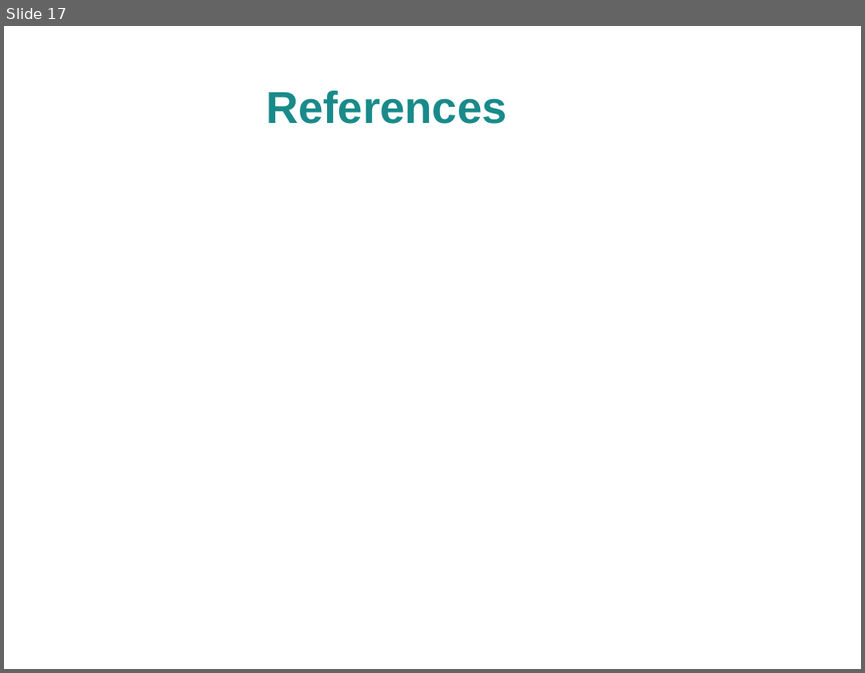
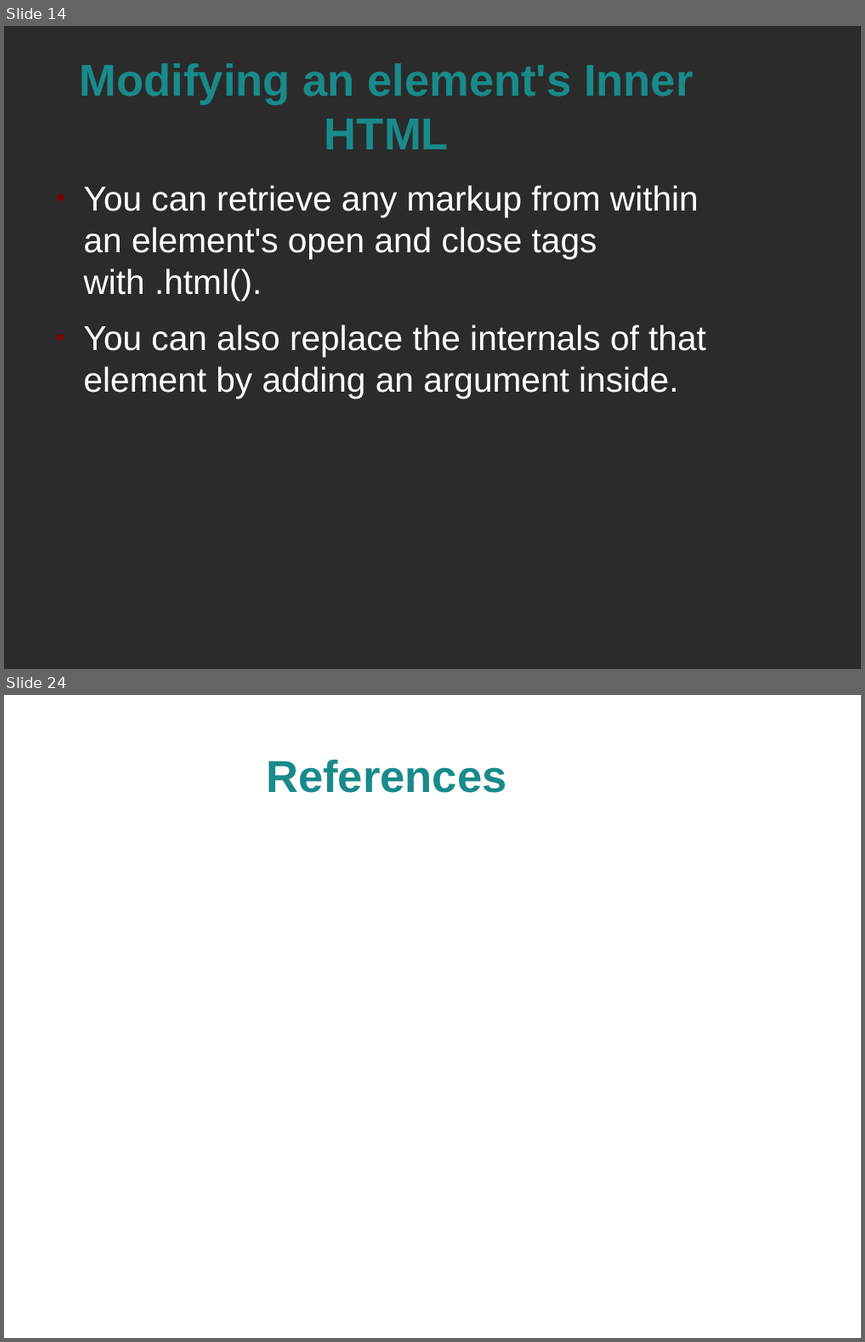
Before and after one commit to spellbindguy/Web-Development, a slide deck: Lectures/07 JavaScript/jQuery.odp. Shown one above the other, each under a label of ours: slide 17 before the commit, slides 14 and 24 after it; the slides between them are not shown. The pictures are 865x673 and 865x1342 pixels, drawn with LibreOffice and Linux fonts; fonts in the diff are those of the drawing; background and template pictures are left out; a plain dark background stands for a picture behind light text. Boxes give left, top, right and bottom in pixels: in the first picture for what was removed or moved away, otherwise in the second. Text is boxed around its words. In the diff, an @@ line names an element or a change of style, - is before the commit and + after.

```diff
--- a/Lectures/07 JavaScript/jQuery.odp
+++ b/Lectures/07 JavaScript/jQuery.odp
@@ slide 14 added at box(4, 26, 861, 669), background picture (left out) @@
@@ title added at box(80, 63, 692, 149), 41.4 pt, text #198A8A, bold @@
+Modifying an element's Inner HTML
@@ text added at box(84, 185, 706, 398), 32 pt, text #FFFFFF @@
+● You can retrieve any markup from within an element's open and close tags with .html().
+● You can also replace the internals of that element by adding an argument inside.
@@ what was slide 17 is now slide 24 @@
```
Also in this commit, not shown: 7 slides changed, 6 other slides added, 1 other file.
